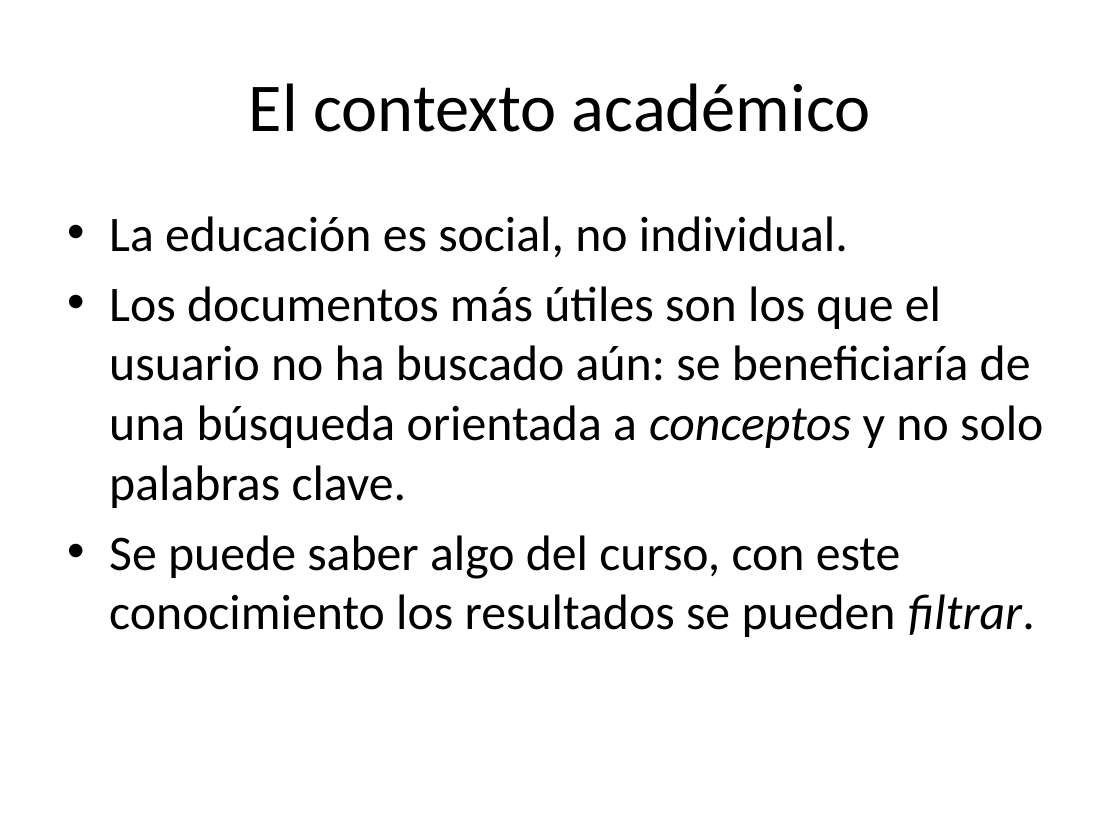
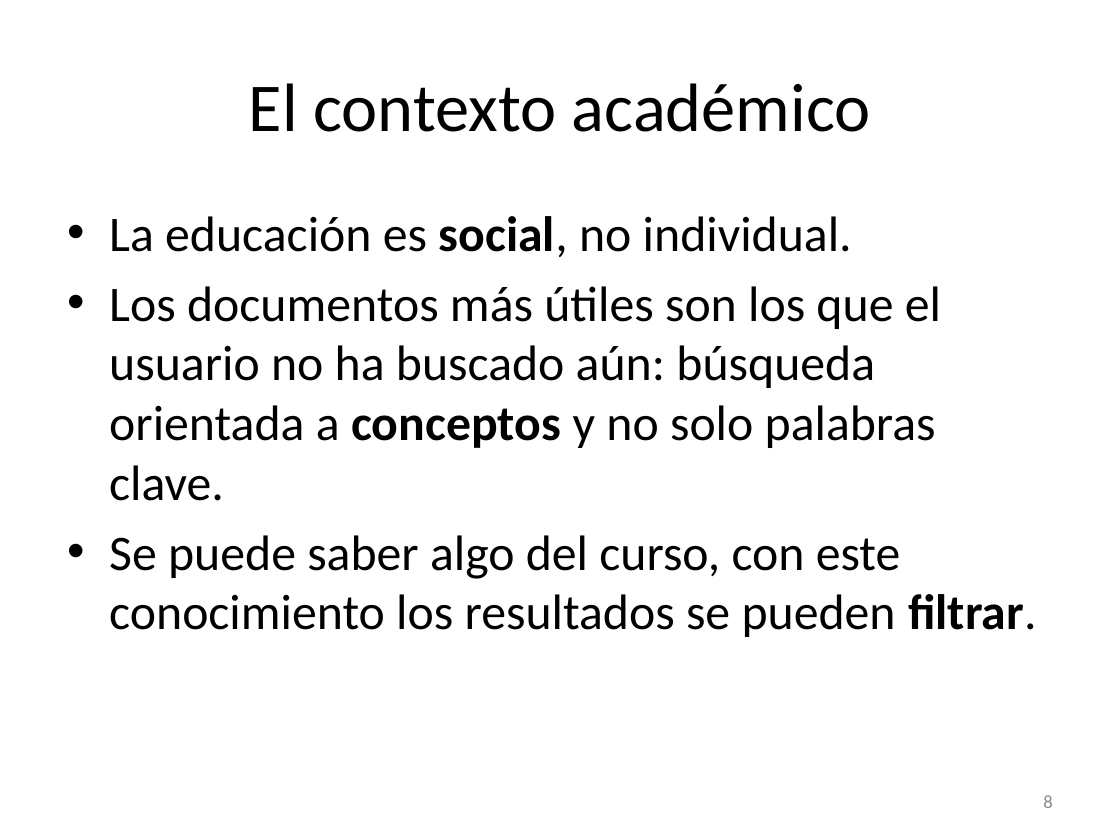
Before and after one commit to lfborjas/Lebrixen, a slide deck: slide 8 of Expo.pptx. Drawn at 1120x840 pixels with LibreOffice and Linux fonts; fonts in the diff are those of the drawing. Boxes give left, top, right and bottom in pixels: in the first picture for what was removed or moved away, otherwise in the second. Text is boxed around its words. In the diff, an @@ line names an element or a change of style, - is before the commit and + after.

```diff
--- a/Expo.pptx
+++ b/Expo.pptx
@@ text at [109, 216, 1037, 637]: bold on in "social,", "filtrar."; italic off in "filtrar." @@
@@ text at [109, 286, 941, 501]: text changed @@
-• Los documentos más útiles son los que el usuario no ha buscado aún: se beneficiaría de una búsqueda orientada a conceptos y no solo palabras clave.
+• Los documentos más útiles son los que el usuario no ha buscado aún: búsqueda orientada a conceptos y no solo palabras clave.
@@ page number added at [1043, 795, 1052, 808], 12 pt, text #8C8C8C @@
+8
```
Also in this commit, not shown: 14 other slides changed, 1 slide added, 1 slide removed, 1 other file.
